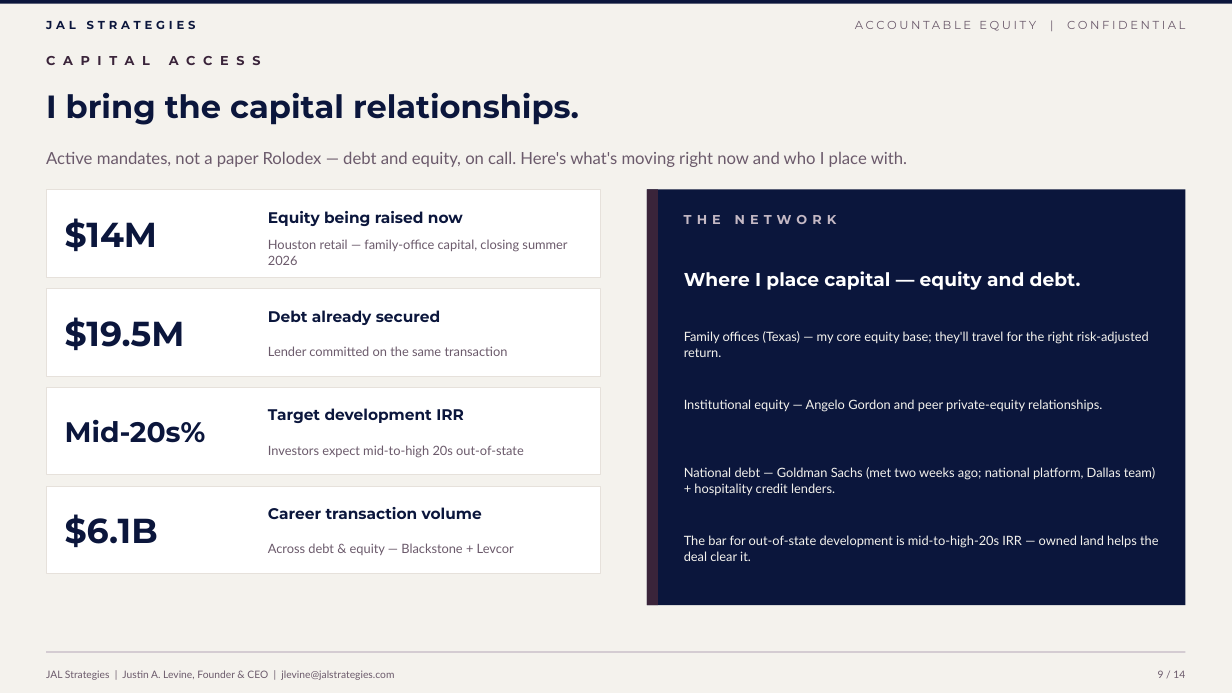
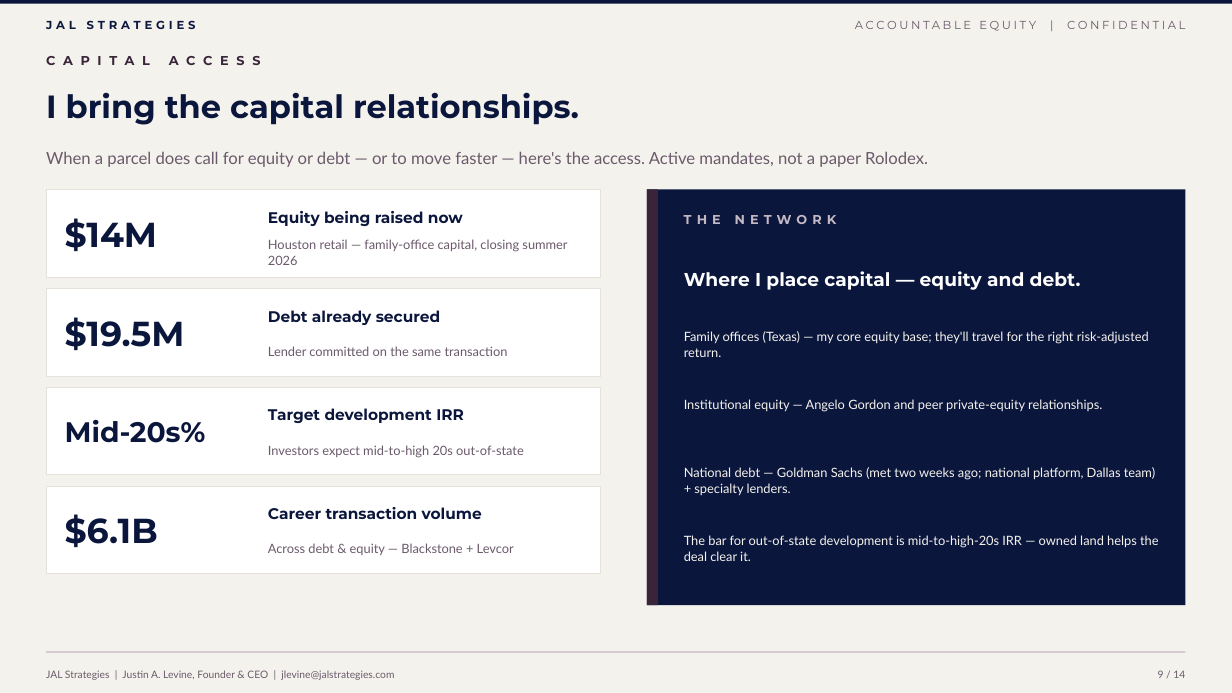
Before and after one commit to jlevine711/Apex, a slide deck: slide 9 of JAL_Accountable_Equity_Proposal.pptx. Drawn at 1232x693 pixels with LibreOffice and Linux fonts; fonts in the diff are those of the drawing. Boxes give left, top, right and bottom in pixels: in the first picture for what was removed or moved away, otherwise in the second. Text is boxed around its words. In the diff, an @@ line names an element or a change of style, - is before the commit and + after.

```diff
--- a/JAL_Accountable_Equity_Proposal.pptx
+++ b/JAL_Accountable_Equity_Proposal.pptx
@@ text at box(46, 151, 928, 167): text changed @@
-Active mandates, not a paper Rolodex — debt and equity, on call. Here's what's moving right now and who I place with.
+When a parcel does call for equity or debt — or to move faster — here's the access. Active mandates, not a paper Rolodex.
@@ text at box(684, 467, 1155, 495): text changed @@
-National debt — Goldman Sachs (met two weeks ago; national platform, Dallas team) + hospitality credit lenders.
+National debt — Goldman Sachs (met two weeks ago; national platform, Dallas team) + specialty lenders.
```
Also in this commit, not shown: 10 other slides changed, 2 slides added, 2 slides removed, 2 other files.
